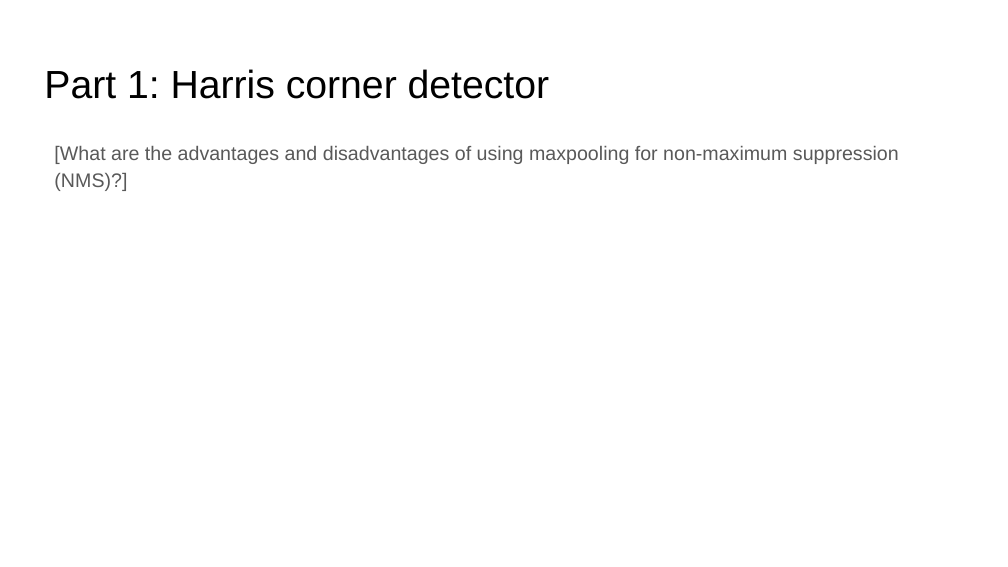
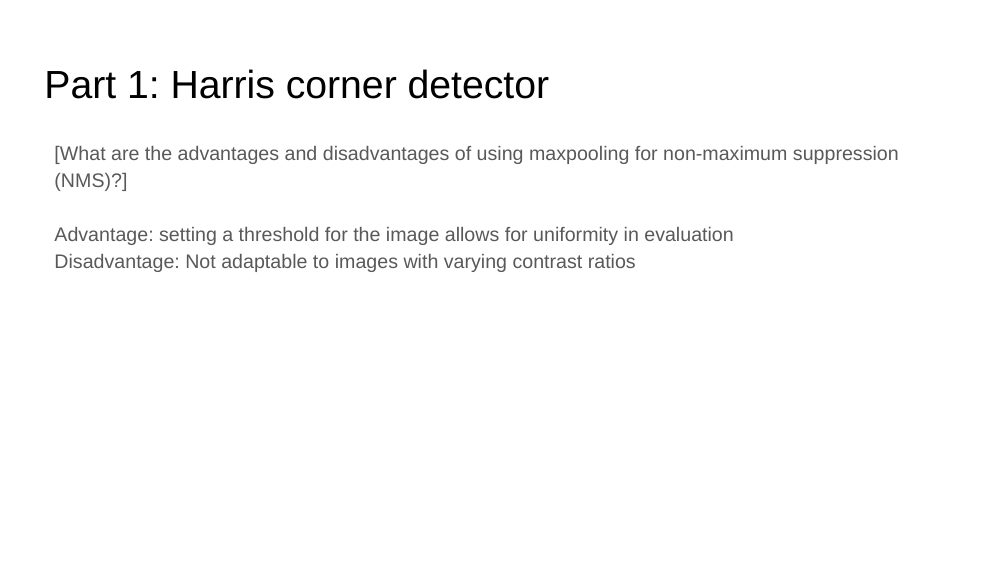
Before and after one commit to AaronLopes/vision-projs, a slide deck: slide 7 of cv_proj4_release/cv_proj4_template.pptx. Drawn at 1008x567 pixels with LibreOffice and Linux fonts; fonts in the diff are those of the drawing. Boxes give left, top, right and bottom in pixels: in the first picture for what was removed or moved away, otherwise in the second. Text is boxed around its words. In the diff, an @@ line names an element or a change of style, - is before the commit and + after.

```diff
--- a/cv_proj4_release/cv_proj4_template.pptx
+++ b/cv_proj4_release/cv_proj4_template.pptx
@@ text at [54, 227, 733, 272]: paragraphs added @@
+Advantage: setting a threshold for the image allows for uniformity in evaluation
+Disadvantage: Not adaptable to images with varying contrast ratios
```
Also in this commit, not shown: 8 other slides changed, 8 other files.
